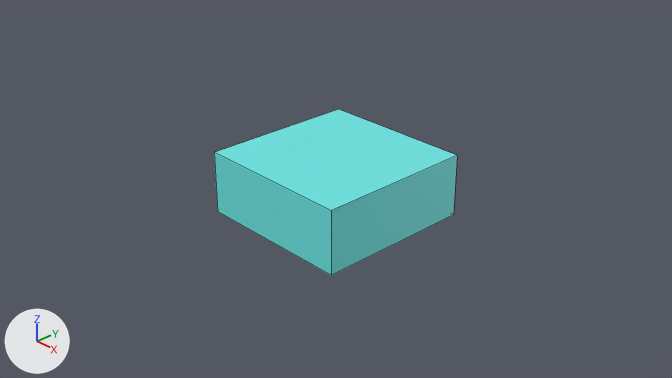
What one commit did to the Blender file resources/models/barrier.blend.
Rendered twice from the file's camera 'Camera'. Lighting does not change. The marker at lower left points along +X, +Y and +Z. Mesh edges are drawn as thin lines.
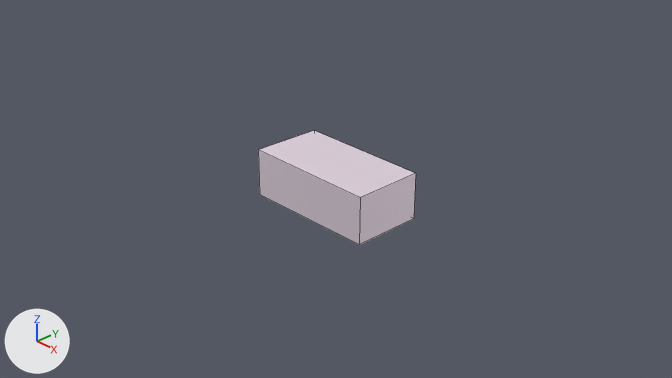
Commit message: implement barrier hits

The change, as JSON lines over the scene's bpy script:
```json
{"op": "set", "path": "mat_material.base_color", "old": "(0.147, 0.803, 0.781)", "new": "(0.964, 0.86, 0.947)", "note": "cyan #6be7e5 -> white #fbeff9"}
{"op": "set", "path": "mat_material.metallic", "old": "0.0", "new": "0.839"}
{"op": "set", "path": "mat_material.roughness", "old": "0.5", "new": "0.68"}
{"op": "set", "path": "ob_cube.scale", "old": "(1.02, 1.02, 0.398)", "new": "(0.88, 0.455, 0.299)"}
```

Where the change shows, as pixel boxes (x1, y1, x2, y2) in the pictures (672 x 378 px):
```json
{"object": "Cube", "change": "recoloured, surface changed, rescaled", "before": [214, 109, 457, 275], "after": [258, 131, 416, 245], "on screen": "35% narrower, 31% shorter"}
```
